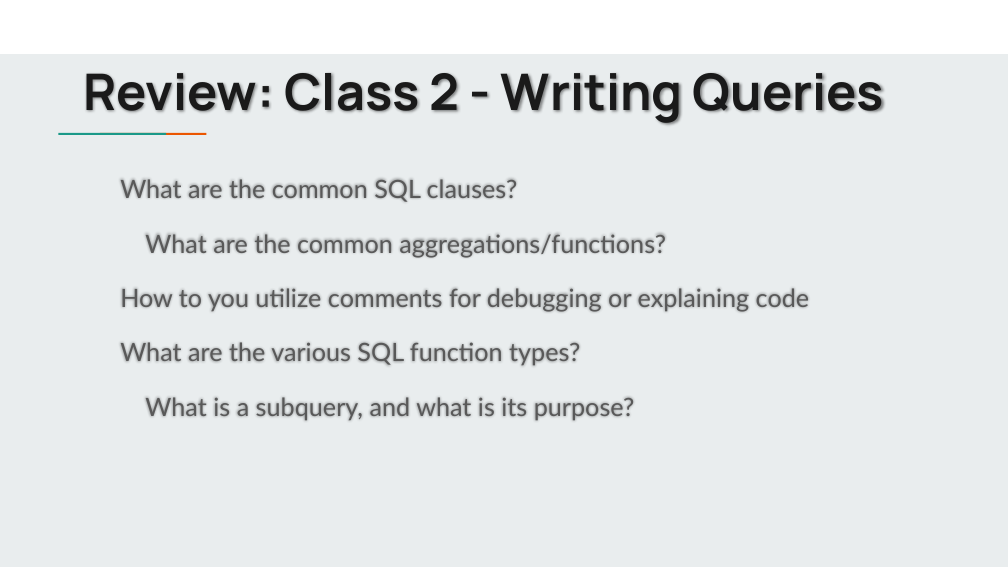
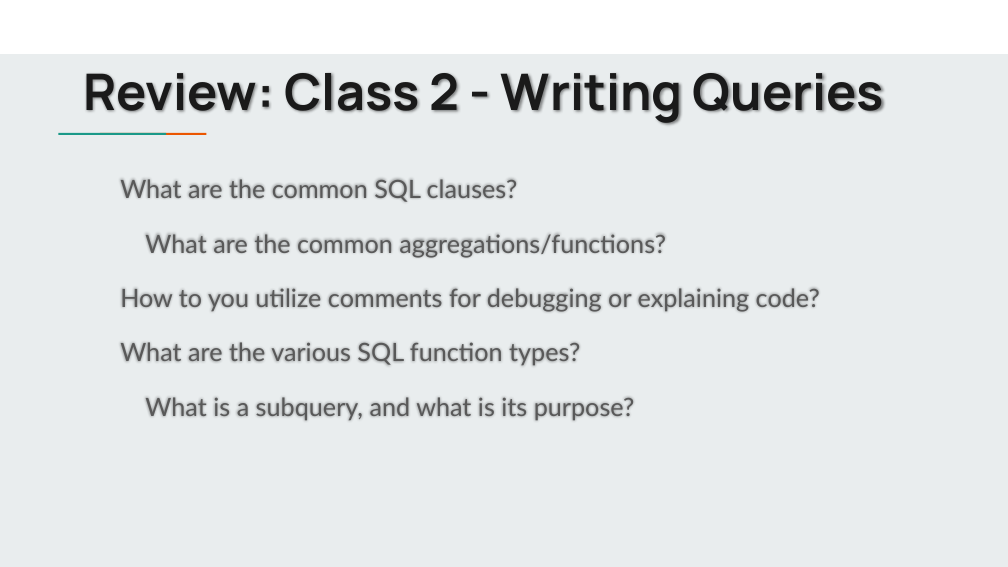
Before and after one commit to jbergmann56/OSDA-DataManipulationAndManagement, a slide deck: slide 2 of Lectures/Manipulating Data Pt. 1 (3).pptx. Drawn at 1008x567 pixels with LibreOffice and Linux fonts; fonts in the diff are those of the drawing. Boxes give left, top, right and bottom in pixels: in the first picture for what was removed or moved away, otherwise in the second. Text is boxed around its words. In the diff, an @@ line names an element or a change of style, - is before the commit and + after.

```diff
--- a/Lectures/Manipulating Data Pt. 1 (3).pptx
+++ b/Lectures/Manipulating Data Pt. 1 (3).pptx
@@ subtitle at (x1=120, y1=288, x2=820, y2=312): text changed @@
-How to you utilize comments for debugging or explaining code
+How to you utilize comments for debugging or explaining code?
```
Also in this commit, not shown: 4 other slides changed, 3 slides added, 2 slides removed, 13 other files.
